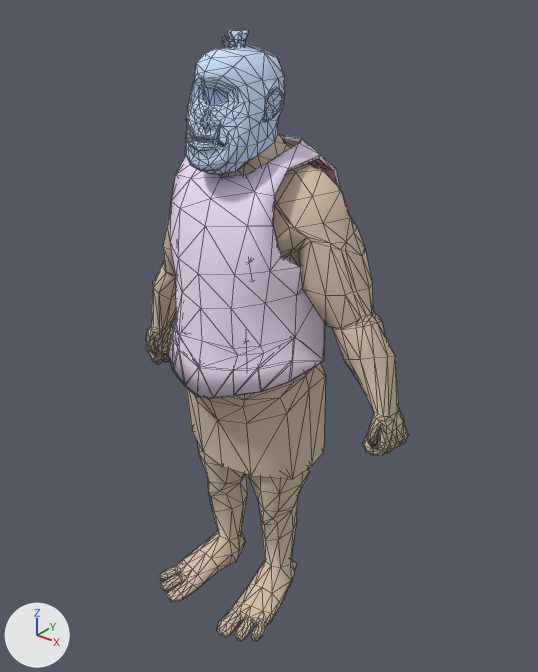
An edit to the Blender file models/NPCs/Humanoid/giant01/armor/basic.blend, drawn before and after from the same camera.
One viewpoint serves both versions: a 50 mm lens placed at (87.6, -102.0, 127.1), pointed at (3.0, 3.8, 61.5). Every picture has the same lights, and +X, +Y and +Z are marked at lower left. The older version comes first. Mesh edges are drawn as thin lines.

Objects in the first picture: 'giant01', 'ref'.
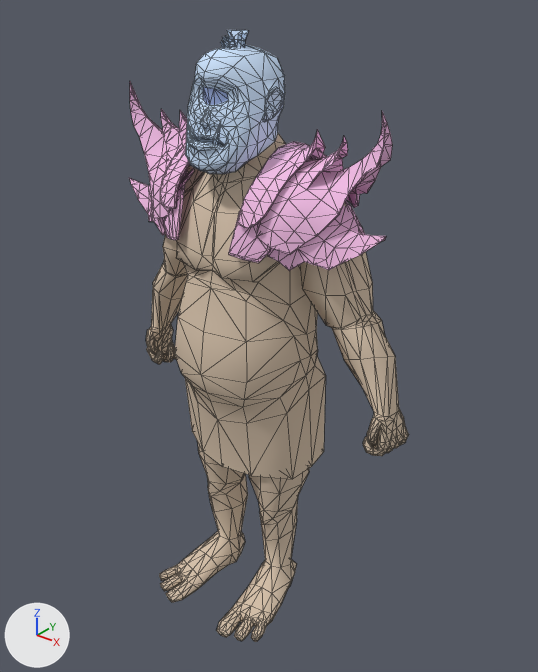
Commit message: Added sovereign chest

Where the change shows, as pixel boxes (x1, y1, x2, y2) in the pictures (538 x 672 px):
'ref', hidden: before (167, 135, 341, 398)
'base', added (pink): after (130, 82, 392, 271)

Diff of the bpy script that builds the scene:
```diff
--- a/models/NPCs/Humanoid/giant01/armor/basic.blend.py
+++ b/models/NPCs/Humanoid/giant01/armor/basic.blend.py
@@ mat_armor @@
+mat_armor = diffuse_material('armor')
+mat_armor.base_color = (0.93, 0.538, 0.82)  # pink #f7c2ea
@@ me_sovereign_060 @@
+me_sovereign_060.from_pydata(...)  # 800 vertices, 1450 faces; spans x -30.8..30.4, y -11.3..18.5, z 81.3..108.5
+me_sovereign_060.materials.append(mat_armor)  # pink #f7c2ea
@@ ob_ref @@
 ob_ref.location = (0.0, 0.0, 0.0)
+ob_ref.hide_set(True)
@@ ob_base @@
+ob_base = bpy.data.objects.new('base', me_sovereign_060)
+ob_base.location = (0.0, 0.0, 0.0)
```
